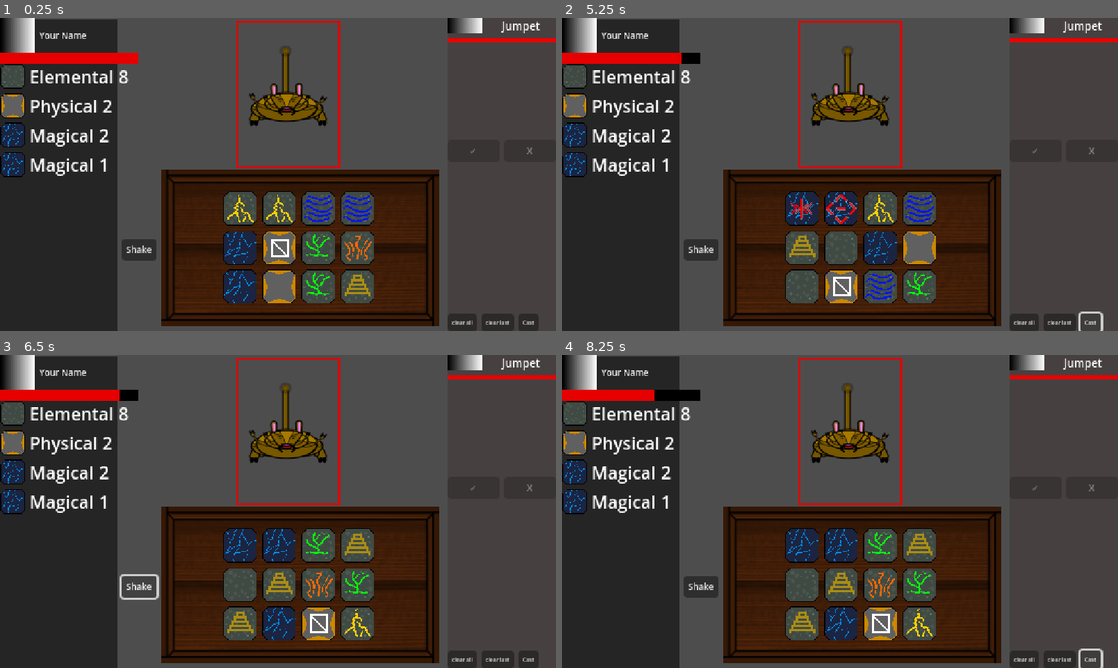
Above: before the commit, frames 1-4 (two rows, left to right).
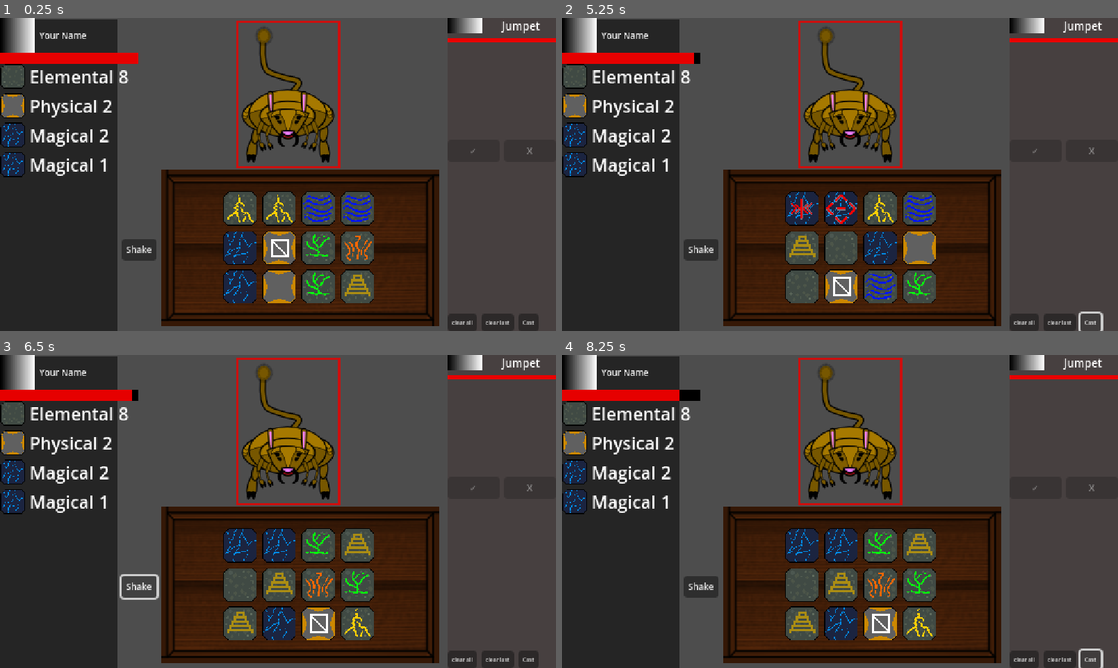
Above: after the commit, the same moments.

Repository: brianhall1313/rune-box-dice-roller
Game: Godot game, scene res://scenes/encounter.tscn
Two runs of this game, one before a commit and one after it. Both use one fixed random seed, a clock stepped at 60 frames per second and the inputs below. The project has no main scene, so this scene is started directly.
Inputs:
- Up to frame 1 (0.25 s): no input
- Up to frame 2 (5.25 s): click "clear all" at 0.5 s; click "clear last" at 1.25 s; click "Cast" at 2 s; click "Shake" at 2.75 s; click "clear all" at 3.5 s; click "clear last" at 4.25 s; click "Cast" at 5 s
- Up to frame 3 (6.5 s): click "Shake" at 5.75 s
- Up to frame 4 (8.25 s): click "clear all" at 6.5 s; click "clear last" at 7.25 s; click "Cast" at 8 s

The runs differ from the first frame. In frame 1, 2.8% of the frame differs, in the area x 43-61%, y 2-47%; in frame 2, 2.9%; in frame 3, 2.9%; in frame 4, 2.9%, in the area x 16-61%, y 2-47%.
Error after the commit: Invalid access to property or key 'defence' on a base object of type 'AnimatedSprite2D (Monster)'. (res://scenes/encounter.gd:162)

Commit message:
added a status effect manager and made it so that damage can avoid defense

Diff:
--- /dev/null
+++ b/globals/StatusManager.gd
@@ -0,0 +1,13 @@
+extends Node
+
+var status_directory:Dictionary={
+	"poison":func (target):poison(target)
+}
+
+func poison(target) -> void:
+	var poison_damage:Damage = Damage.new(target.status["poison"],"poison")
+	print("takes poison damage ",poison_damage.damage)
+	target.take_damage(poison_damage,true)
+	target.status["poison"] -= 1
+	if target.status["poison"] == 0:
+		target.status.erase("poison")
--- a/project.godot
+++ b/project.godot
@@ -23,6 +23,7 @@
 PlayerManager="*res://globals/PlayerManager.gd"
 MonsterManager="*res://globals/MonsterManager.gd"
 SpellManager="*res://globals/SpellManager.gd"
+StatusManager="*res://globals/StatusManager.gd"
 
 [display]
 
--- a/scenes/encounter.gd
+++ b/scenes/encounter.gd
@@ -192,6 +192,7 @@
 func _on_player_turn_round_start() -> void:
 	scene_player.start_turn()
 	battle_round += 1
+	_update_ui()
 	print("Round ", battle_round, " ~start!~ ")
 	for monster:Monster in monster_manager.get_children():
 		monster.plan_turn()
--- a/scenes/jumpet.gd
+++ b/scenes/jumpet.gd
@@ -9,7 +9,7 @@
 @export var max_health:int = 20
 @export var health:int = max_health
 @export var attack:int = 10
-@export var defence:int = 0
+@export var defense:int = 0
 @export var monster_name:String = "Jumpet"
 @export var portrait:Image
 
@@ -42,7 +42,7 @@
 	pass
 
 func plan_turn() -> void:
-	defence = 0
+	defense = 0
 	select_action()
 
 func take_turn() -> void:
@@ -71,16 +71,20 @@
 	else:
 		return 1.0
 
-func take_damage(initial_damage:Damage)->void:
+func take_damage(initial_damage:Damage, direct:bool = false)->void:
 	var multiplier: float = get_damage_multiplier(initial_damage.type)
 	#print("multiplier for damage is: ",multiplier)
 	var damage = roundi(initial_damage.damage * multiplier)
 	#print("my damage taken is ",damage, " of the type: ",initial_damage.type)
-	if damage < defence:
-		defence -= damage
-		return
-	var current_damage = damage - defence
-	defence = 0 # you will inevitably lose all you defence if you are this far
+	var current_damage:int = 0
+	if not direct:
+		if damage < defense:
+			defense -= damage
+			return
+		current_damage = damage - defense
+		defense = 0
+	else:
+		current_damage = damage
 	if current_damage >= health:
 		health = 0
 		print("OWIE!!! jumpet died")
--- a/scenes/jumpet.tscn
+++ b/scenes/jumpet.tscn
@@ -97,7 +97,7 @@
 
 [node name="Jumpet" type="AnimatedSprite2D"]
 sprite_frames = SubResource("SpriteFrames_rdhlt")
-animation = &"hit"
+animation = &"angry"
 script = ExtResource("15_7pbo0")
 
 [node name="click_box" type="Area2D" parent="."]
--- a/scenes/player.gd
+++ b/scenes/player.gd
@@ -8,7 +8,7 @@
 var shifts:int = 0
 var defense:int = 0
 var resistances:Dictionary = {}
-var status:Dictionary = {}
+var status:Dictionary = {"poison":3}
 
 func setup(info:Dictionary) -> void:
 	self.max_health = info["max_health"]
@@ -17,8 +17,17 @@
 
 
 func start_turn() -> void:
+	update_status()
+	defense = 0
 	if health == 0:
 		GlobalSignalBus.emit_player_death()
+
+func update_status() -> void:
+	print("status")
+	for effect in status.keys():
+		if StatusManager.status_directory.keys().has(effect):
+			StatusManager.status_directory[effect].call(self)
+
 
 func defend(shield:int)->void:
 	defense += shield
@@ -29,20 +38,25 @@
 	else:
 		return 1.0
 
-func take_damage(incoming_damage:Damage)->void:
+func take_damage(incoming_damage:Damage, direct:bool = false)->void:
 	var multiplier: float = get_damage_multiplier(incoming_damage.type)
 	#print("multiplier for damage is: ",multiplier)
 	var damage = roundi(incoming_damage.damage * multiplier)
 	#print("my damage taken is ",damage, " of the type: ",incoming_damage.type)
-	if damage < defense:
-		defense -= damage
-		return
-	var current_damage = damage - defense
-	defense = 0
+	var current_damage:int=0
+	if not direct:
+		if damage < defense:
+			defense -= damage
+			return
+		current_damage = damage - defense
+		defense = 0
+	else:
+		current_damage = damage
 	if current_damage >= health:
 		health = 0
 		return
 	health -= current_damage
+	print("ouch!", health )
 
 func heal(heal_amount:int)->void:
 	if health + heal_amount > max_health:
